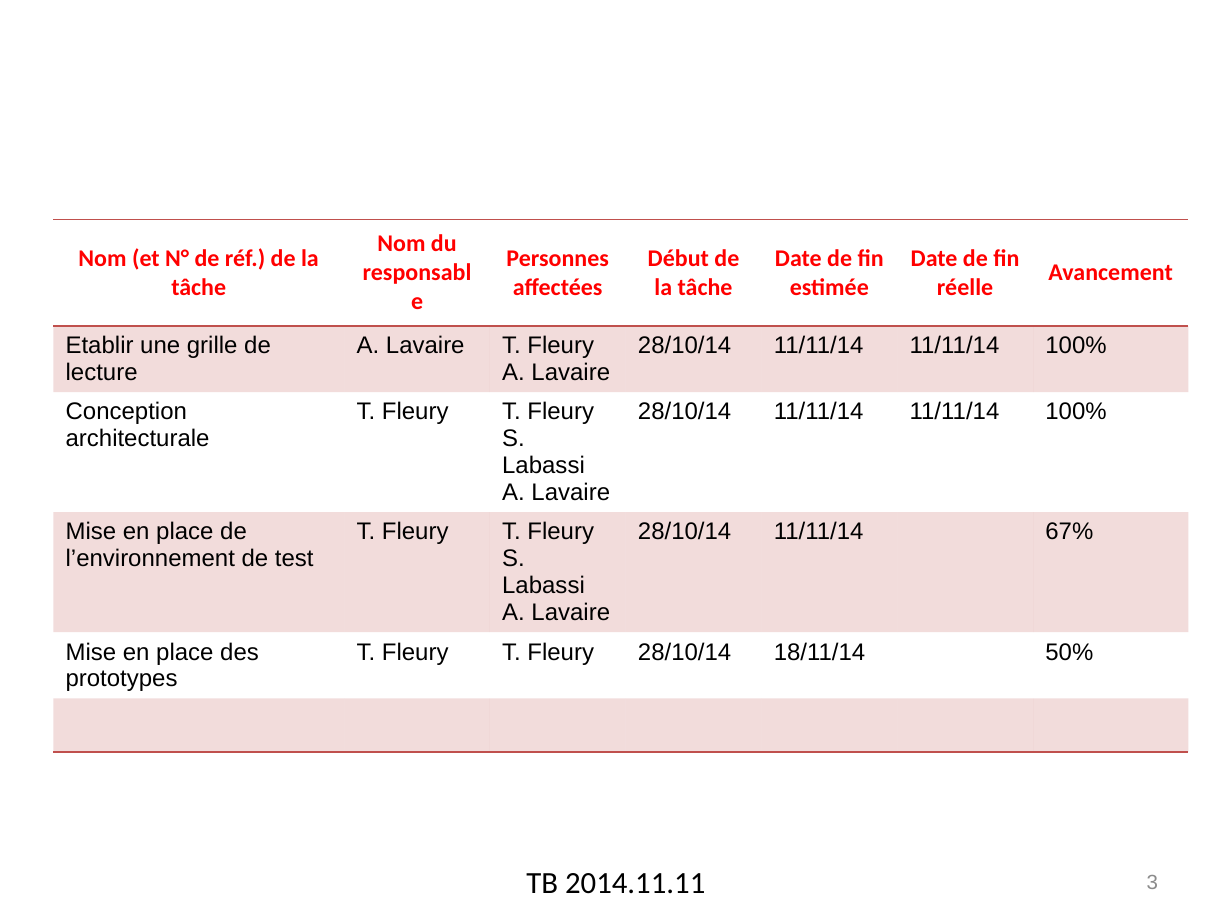
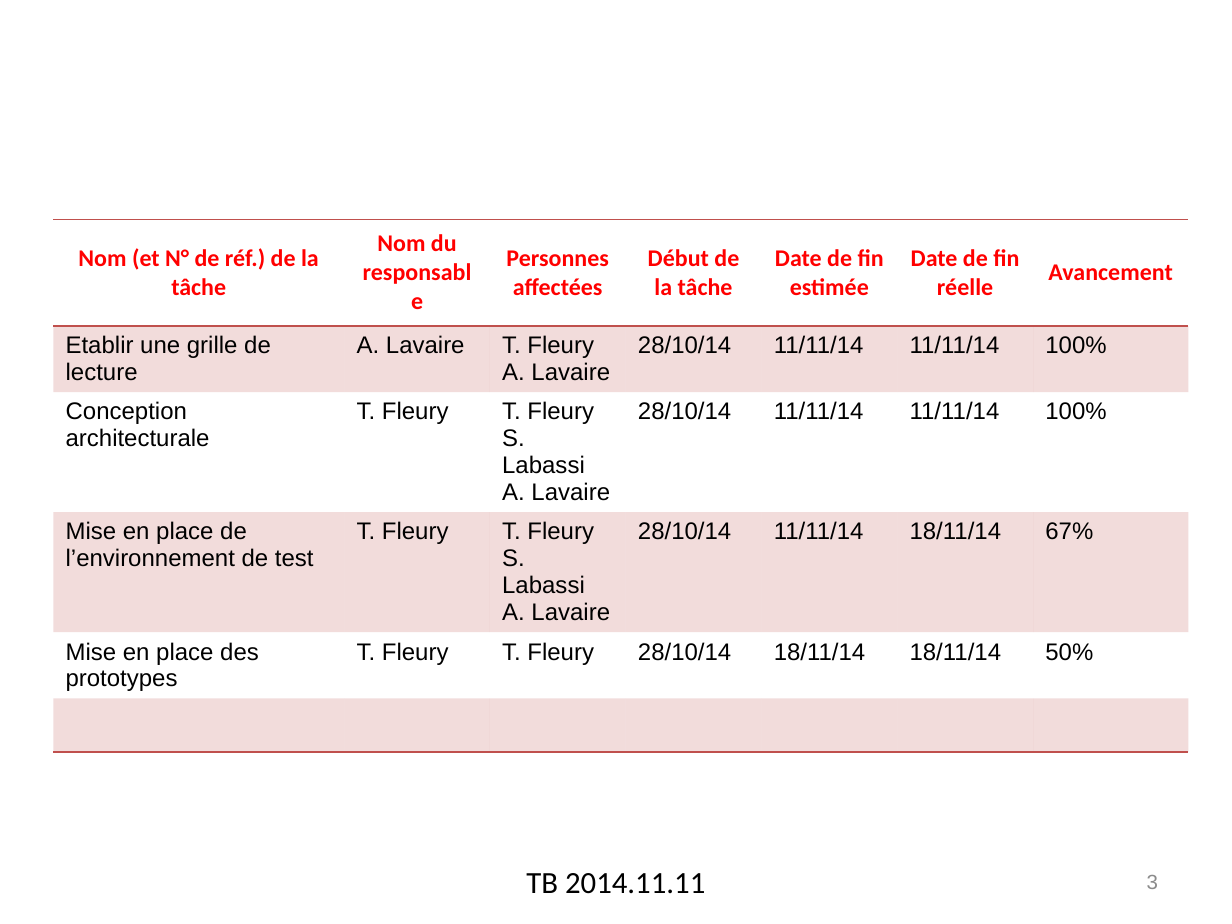
Before and after one commit to elecharny/pi-injector, a slide deck: slide 3 of Documents/TB 2014.11.11.pptx. Drawn at 1232x924 pixels with LibreOffice and Linux fonts; fonts in the diff are those of the drawing; background and template pictures are left out. Boxes give left, top, right and bottom in pixels: in the first picture for what was removed or moved away, otherwise in the second. Text is boxed around its words. In the diff, an @@ line names an element or a change of style, - is before the commit and + after.

```diff
--- a/Documents/TB 2014.11.11.pptx
+++ b/Documents/TB 2014.11.11.pptx
@@ table at [53,219,1186,716] @@
-row 4, column 6: 
+row 4, column 6: 18/11/14
-row 5, column 6: 
+row 5, column 6: 18/11/14
```
Also in this commit, not shown: 2 other slides changed, 30 other files.
